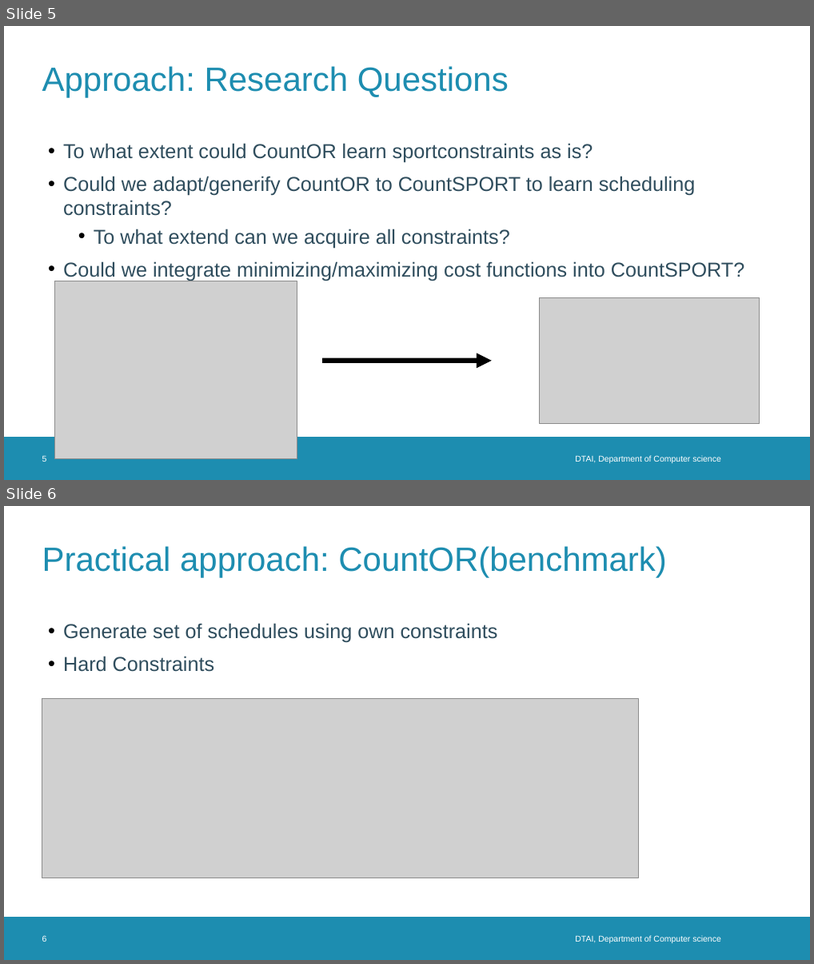
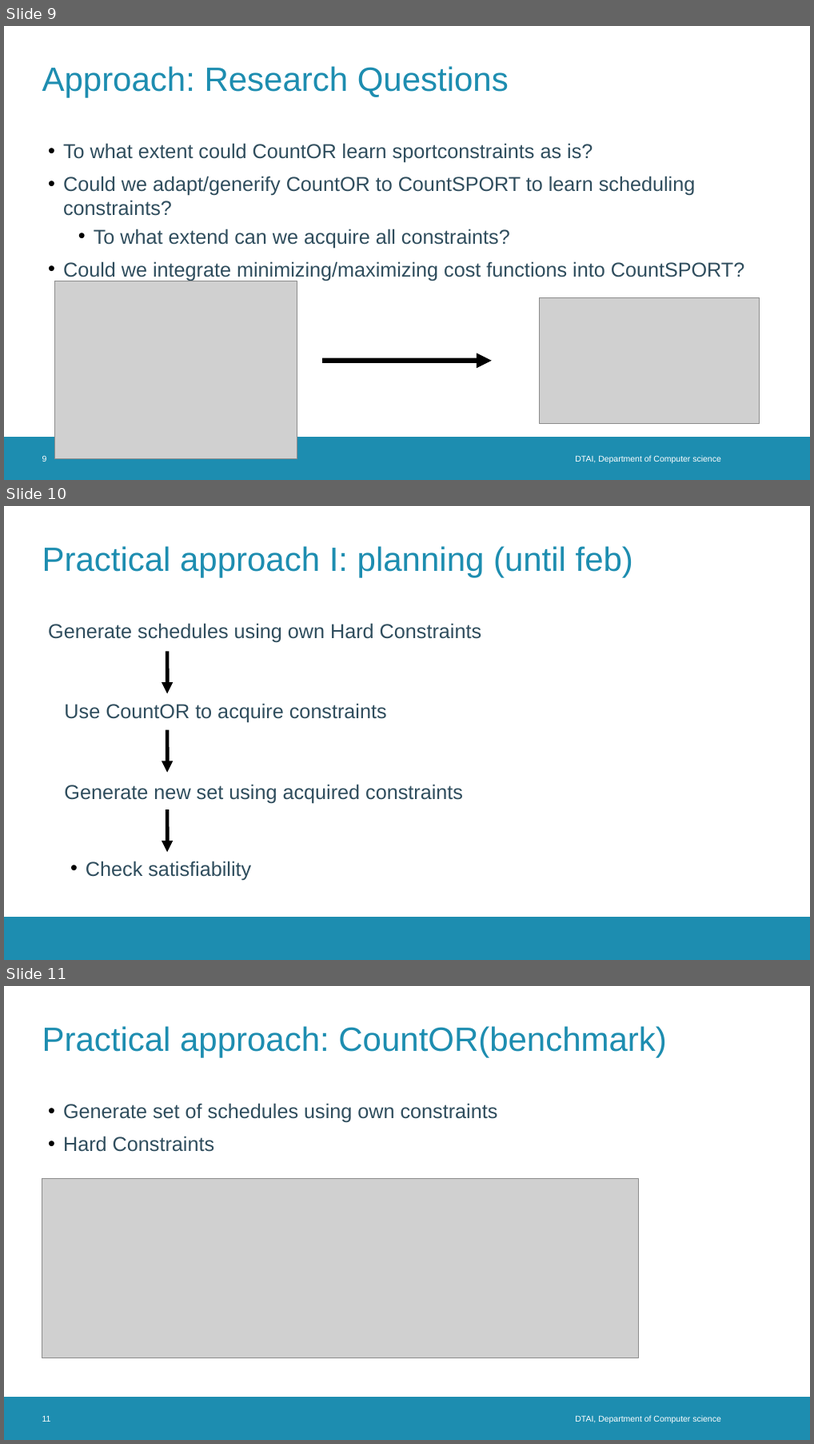
Before and after one commit to TomDBTechB/RoundRobinGenerator, a slide deck: Presentations/intermediate presentation 2.odp. Shown one above the other, each under a label of ours: slides 5 and 6 before the commit, slides 9, 10 and 11 after it. The pictures are 814x964 and 814x1444 pixels, drawn with LibreOffice and Linux fonts; fonts in the diff are those of the drawing; grey boxes stand for pictures; background and template pictures are left out. Boxes give left, top, right and bottom in pixels: in the first picture for what was removed or moved away, otherwise in the second. Text is boxed around its words. In the diff, an @@ line names an element or a change of style, - is before the commit and + after.

Commit message:
lots of papers + latex setup for thesis + presentations + first text

```diff
--- a/Presentations/intermediate presentation 2.odp
+++ b/Presentations/intermediate presentation 2.odp
@@ slide 10 added at bbox=[4, 506, 810, 960], background #FFFFFF; not listed: 1 template element that a slide beside it also shows @@
@@ title added at bbox=[42, 546, 634, 578], 40 pt, text #1D8DB0 @@
+Practical approach I: planning (until feb)
@@ text added at bbox=[48, 623, 482, 643], 24 pt, text #2F4D5D @@
+Generate schedules using own Hard Constraints
@@ arrow added from (167, 651) to (167, 693), #000000 4.51 pt @@
@@ text added at bbox=[64, 703, 387, 723], 24 pt, text #2F4D5D @@
+Use CountOR to acquire constraints
@@ arrow added from (167, 730) to (167, 772), #000000 4.51 pt @@
@@ text added at bbox=[64, 784, 463, 804], 24 pt, text #2F4D5D @@
+Generate new set using acquired constraints
@@ arrow added from (167, 809) to (167, 852), #000000 4.51 pt @@
@@ text added at bbox=[86, 860, 251, 880], 24 pt, text #2F4D5D @@
+• Check satisfiability
@@ what was slide 5 is now slide 9 @@
@@ page number at bbox=[42, 455, 47, 461]: text changed @@
-5
+9
@@ what was slide 6 is now slide 11 @@
@@ page number at bbox=[42, 1415, 51, 1421]: text changed @@
-6
+11
```
Also in this commit, not shown: 7 slides changed, 5 other slides added, 26 other files.
